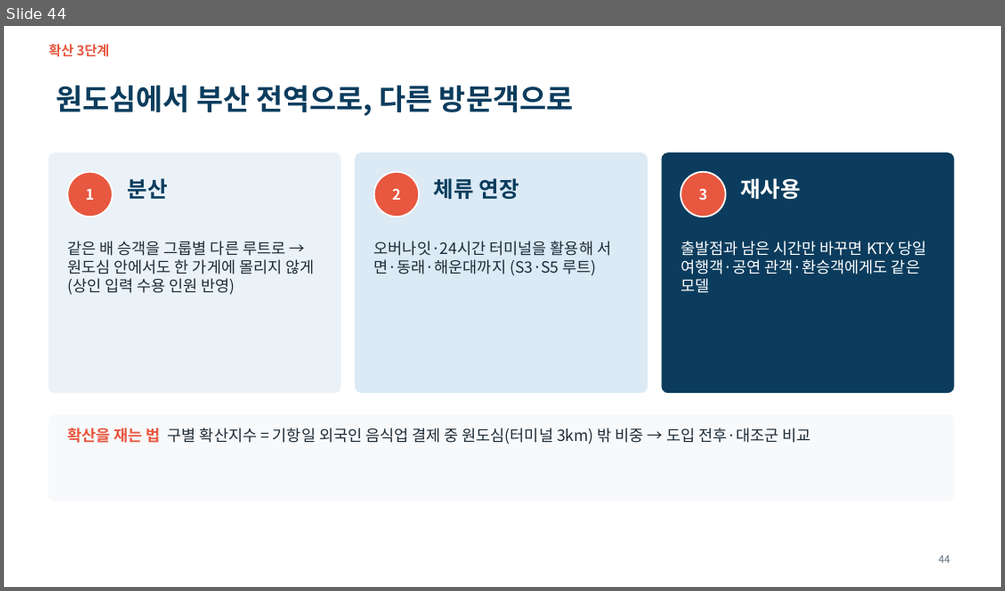
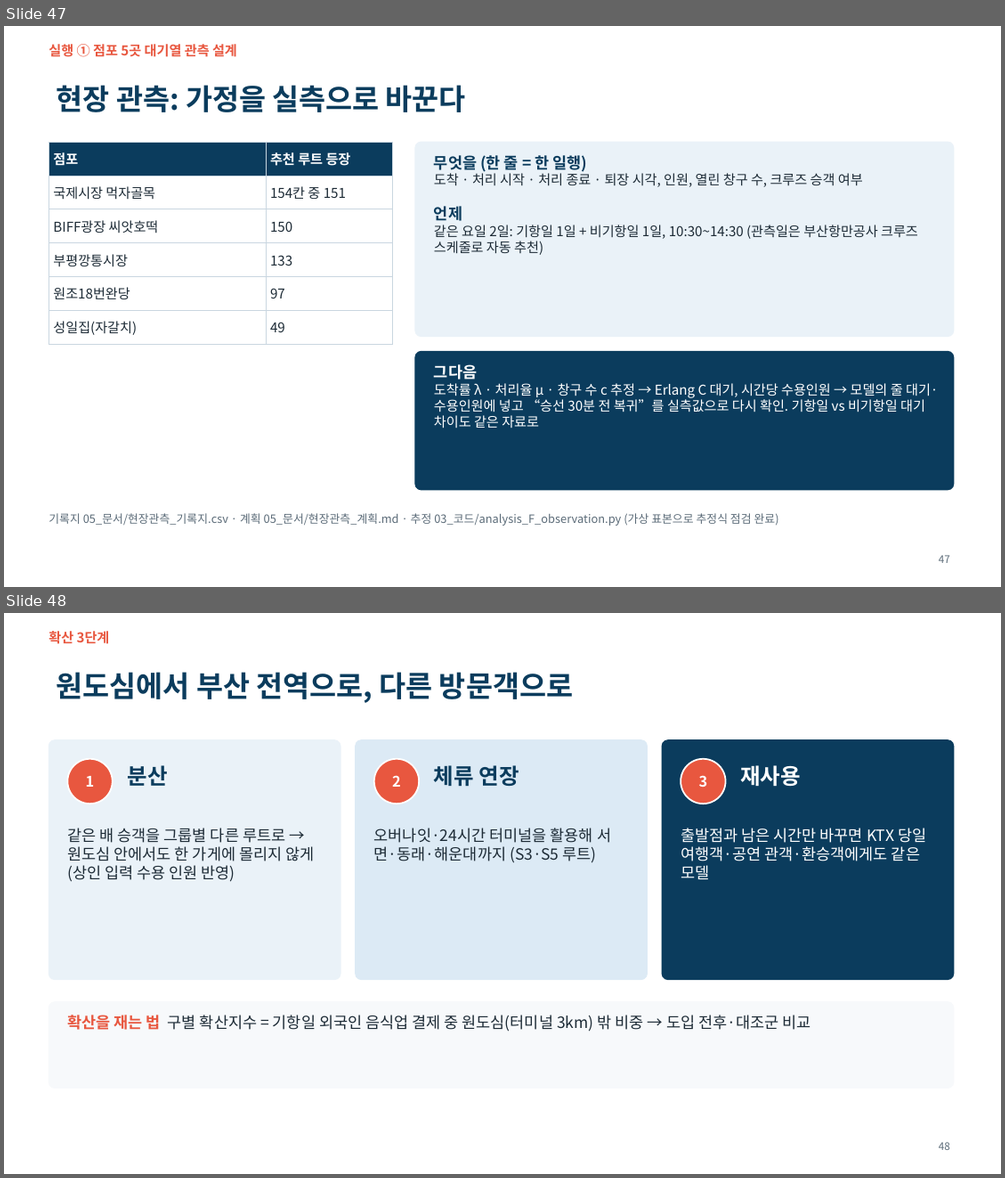
Before and after one commit to ddayoung03/busan-cruise-unpassing, a slide deck: 05_문서/3주차_발표자료.pptx. Shown one above the other, each under a label of ours: slide 44 before the commit, slides 47 and 48 after it. The pictures are 1005x591 and 1005x1178 pixels, drawn with LibreOffice and Linux fonts; fonts in the diff are those of the drawing. Boxes give left, top, right and bottom in pixels: in the first picture for what was removed or moved away, otherwise in the second. Text is boxed around its words. In the diff, an @@ line names an element or a change of style, - is before the commit and + after.

```diff
--- a/05_문서/3주차_발표자료.pptx
+++ b/05_문서/3주차_발표자료.pptx
@@ slide 47 added at (4,26,1001,587), background #FFFFFF @@
@@ text added at (48,44,237,57), 13 pt, text #E8573F, bold @@
+실행 ① 점포 5곳 대기열 관측 설계
@@ title added at (57,85,466,112), 28 pt, text #0B3C5D, bold @@
+현장 관측: 가정을 실측으로 바꾼다
@@ table added at (48,142,393,338), 6 rows, 2 columns @@
+점포 | 추천 루트 등장
+국제시장 먹자골목 | 154칸 중 151
+BIFF광장 씨앗호떡 | 150
+부평깡통시장 | 133
+원조18번완당 | 97
+성일집(자갈치) | 49
@@ rounded rectangle added at (415,142,954,337), fill #EAF2F8, outline #EAF2F8 1 pt @@
@@ text added at (434,152,918,255), 13 pt, text #1D2B36 @@
+무엇을 (한 줄 = 한 일행)
+도착 · 처리 시작 · 처리 종료 · 퇴장 시각, 인원, 열린 창구 수, 크루즈 승객 여부
+언제
+같은 요일 2일: 기항일 1일 + 비기항일 1일, 10:30~14:30 (관측일은 부산항만공사 크루즈 스케줄로 자동 추천)
@@ rounded rectangle added at (415,351,954,490), fill #0B3C5D, outline #0B3C5D 1 pt @@
@@ text added at (434,364,938,428), 13 pt, text #FFFFFF @@
+그다음
+도착률 λ · 처리율 μ · 창구 수 c 추정 → Erlang C 대기, 시간당 수용인원 → 모델의 줄 대기·수용인원에 넣고 “승선 30분 전 복귀”를 실측값으로 다시 확인. 기항일 vs 비기항일 대기 차이도 같은 자료로
@@ text added at (48,513,779,525), 11 pt, text #5B6B78 @@
+기록지 05_문서/현장관측_기록지.csv · 계획 05_문서/현장관측_계획.md · 추정 03_코드/analysis_F_observation.py (가상 표본으로 추정식 점검 완료)
@@ page number added at (938,555,950,563), 10 pt, text #5B6B78 @@
+47
@@ what was slide 44 is now slide 48 @@
@@ page number at (938,1142,950,1150): text changed @@
-44
+48
```
Also in this commit, not shown: 11 slides changed, 3 other slides added, 37 other files.
